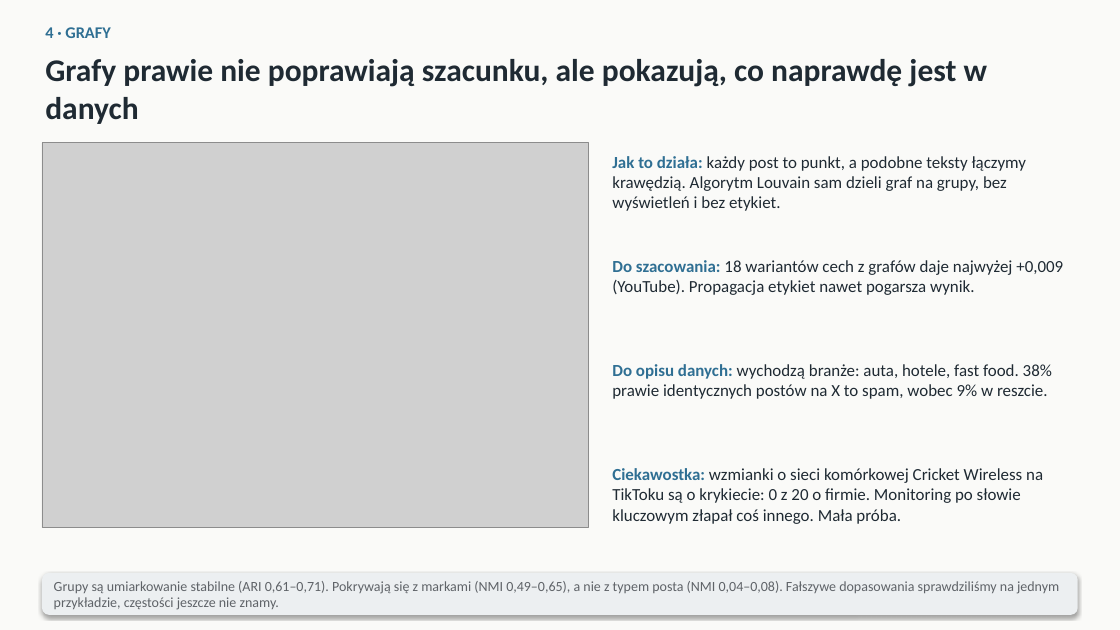
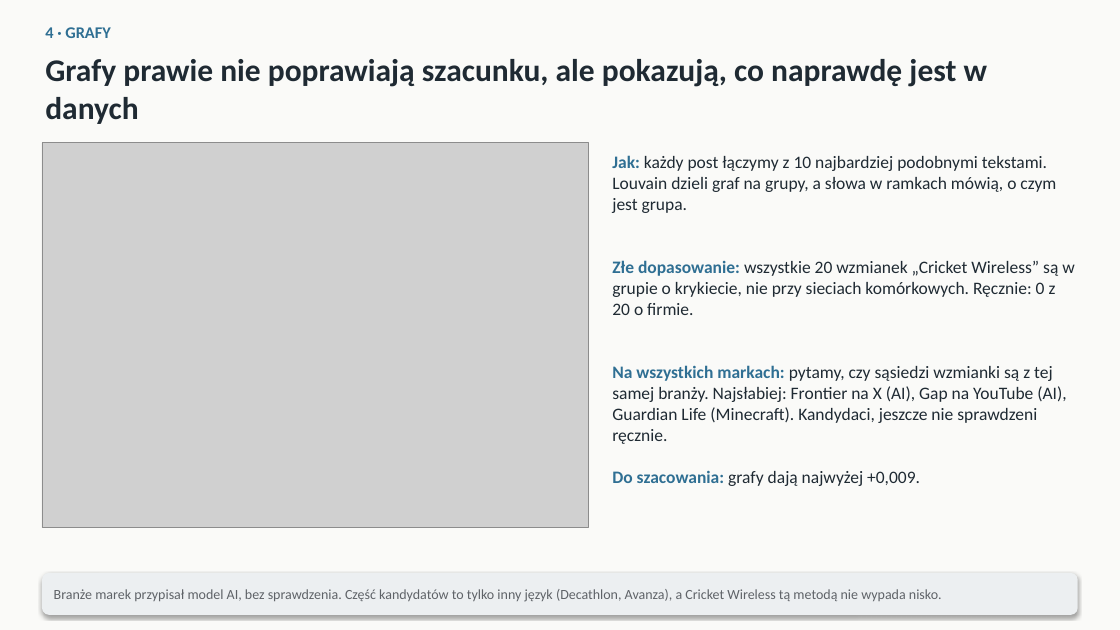
Before and after one commit to mikolaj-olesinski/Digital-Media-Analysis-PWR, a slide deck: slide 4 of pitchdeck/class_pl.pptx. Drawn at 1120x630 pixels with LibreOffice and Linux fonts; fonts in the diff are those of the drawing; grey boxes stand for pictures. Boxes give left, top, right and bottom in pixels: in the first picture for what was removed or moved away, otherwise in the second. Text is boxed around its words. In the diff, an @@ line names an element or a change of style, - is before the commit and + after.

```diff
--- a/pitchdeck/class_pl.pptx
+++ b/pitchdeck/class_pl.pptx
@@ text at [612, 155, 1056, 213]: text changed; size 14.5 to 15 pt @@
-Jak to działa: każdy post to punkt, a podobne teksty łączymy krawędzią. Algorytm Louvain sam dzieli graf na grupy, bez wyświetleń i bez etykiet.
+Jak: każdy post łączymy z 10 najbardziej podobnymi tekstami. Louvain dzieli graf na grupy, a słowa w ramkach mówią, o czym jest grupa.
@@ text at [612, 260, 1074, 315]: text changed; size 14.5 to 15 pt @@
-Do szacowania: 18 wariantów cech z grafów daje najwyżej +0,009 (YouTube). Propagacja etykiet nawet pogarsza wynik.
+Złe dopasowanie: wszystkie 20 wzmianek „Cricket Wireless” są w grupie o krykiecie, nie przy sieciach komórkowych. Ręcznie: 0 z 20 o firmie.
@@ text at [612, 365, 1066, 444]: text changed; size 14.5 to 15 pt @@
-Do opisu danych: wychodzą branże: auta, hotele, fast food. 38% prawie identycznych postów na X to spam, wobec 9% w reszcie.
+Na wszystkich markach: pytamy, czy sąsiedzi wzmianki są z tej samej branży. Najsłabiej: Frontier na X (AI), Gap na YouTube (AI), Guardian Life (Minecraft). Kandydaci, jeszcze nie sprawdzeni ręcznie.
@@ text at [612, 470, 920, 486]: text changed; size 14.5 to 15 pt @@
-Ciekawostka: wzmianki o sieci komórkowej Cricket Wireless na TikToku są o krykiecie: 0 z 20 o firmie. Monitoring po słowie kluczowym złapał coś innego. Mała próba.
+Do szacowania: grafy dają najwyżej +0,009.
@@ text at [54, 589, 942, 602]: text changed @@
-Grupy są umiarkowanie stabilne (ARI 0,61–0,71). Pokrywają się z markami (NMI 0,49–0,65), a nie z typem posta (NMI 0,04–0,08). Fałszywe dopasowania sprawdziliśmy na jednym przykładzie, częstości jeszcze nie znamy.
+Branże marek przypisał model AI, bez sprawdzenia. Część kandydatów to tylko inny język (Decathlon, Avanza), a Cricket Wireless tą metodą nie wypada nisko.
```
Also in this commit, not shown: 4 other slides changed, 16 other files.
